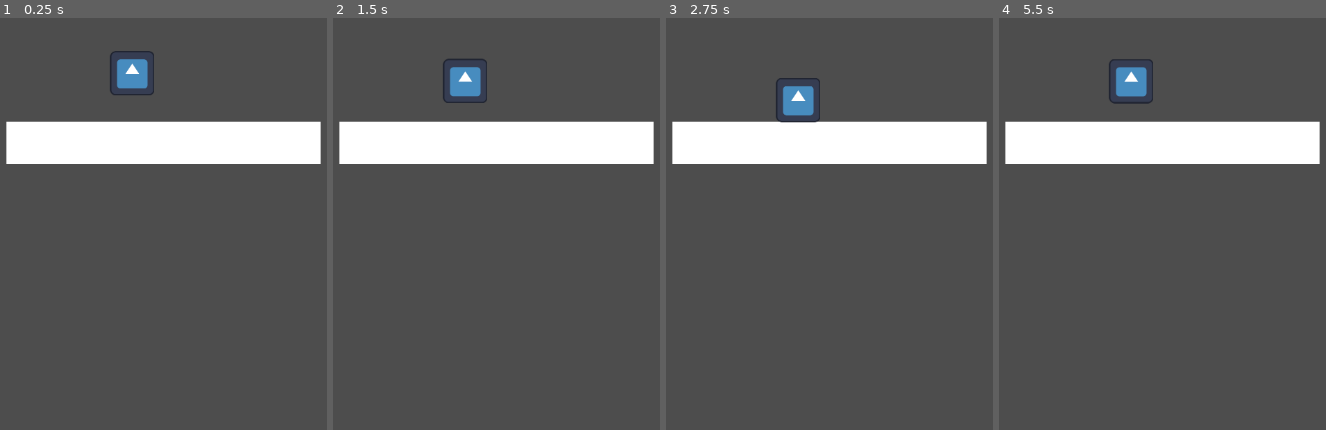
Above: before the commit, frames 1-4 (left to right).
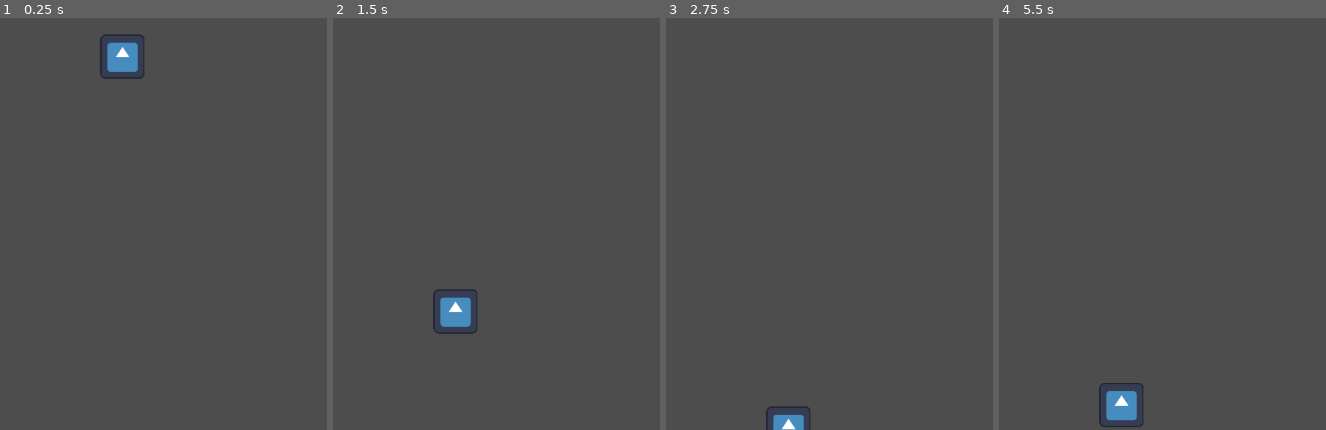
Above: after the commit, the same moments.

Repository: gracedes/spring-arms
Game: Godot game, scene res://scenes/testing.tscn
Two runs of this game, one before a commit and one after it. Both use one fixed random seed, a clock stepped at 60 frames per second and the inputs below. The engine's default icon, where the game draws it, is replaced by a stand-in: a white triangle on a blue panel in a dark square.
Inputs (mouse positions are in pixels of both pictures, inside the frame that each line leads up to):
- Up to frame 1 (0.25 s): no input
- Up to frame 2 (1.5 s): tap Enter (ui_accept) at 0.5, 0.6 s; move the mouse to (outside the picture) at 0.52 s; hold Right (ui_right) from 0.53 s (still down); tap Space (jump) at 0.77, 0.8, 1.07, 1.35 s; move the mouse to (568, 228) at 1.27 s
- Up to frame 3 (2.75 s): tap Space (jump) at 1.52, 1.82, 2.3 s; tap Enter (ui_accept) at 1.55, 2.1 s; move the mouse to (outside the picture) at 2.02 s; release Right (ui_right) at 2.03 s; hold Left (ui_left) from 2.03 s (still down)
- Up to frame 4 (5.5 s): move the mouse to (outside the picture) at 2.77 s; release Left (ui_left) at 2.78 s; hold Right (ui_right) 2.78-4.28 s; tap Enter (ui_accept) at 2.85, 4.35, 5.1 s; tap Space (jump) at 3.02, 3.32, 3.6, 3.77, 4.07, 4.52, 4.82, 5.3 s; move the mouse to (outside the picture) at 3.52 s; move the mouse to (1155, 137) at 4.27 s; hold Left (ui_left) 4.28-5.03 s; move the mouse to (outside the picture) at 5.02 s; hold Right (ui_right) from 5.03 s (still down)

The runs differ from the first frame. In frame 1, 11% of the frame differs, in the area x 1-99%, y 3-36%; in frame 2, 12%; in frame 3, 11%; in frame 4, 12%, in the area x 1-99%, y 9-100%.

Commit message:
added jump torque

Diff:
--- a/entities/player/player.gd
+++ b/entities/player/player.gd
@@ -8,34 +8,22 @@
 @export var movement_coeff = 5
 
 const jumpkey = 'jump'
-@export var jumpforce = -7500.0	# lol
+@export var jumpforce = -30000.0	# lol
 @export var downforce = 1000.0
 @export var canjump = false
+var needstorque = false
+@export var torque_coeff = 200.0
 
 func _ready() -> void:
 	arms = get_tree().get_nodes_in_group('arms')
 
 func _physics_process(delta: float) -> void:
-	"""# Add the gravity.
-	if not is_on_floor():
-		velocity += get_gravity() * delta
-
-	# Handle jump.
-	if Input.is_action_just_pressed("ui_accept") and is_on_floor():
-		velocity.y = JUMP_VELOCITY
-
-	# Get the input direction and handle the movement/deceleration.
-	# As good practice, you should replace UI actions with custom gameplay actions.
-	var direction := Input.get_axis("ui_left", "ui_right")
-	if direction:
-		velocity.x = direction * SPEED
-	else:
-		velocity.x = move_toward(velocity.x, 0, SPEED)
-
-	move_and_slide()"""
 	check_inputs()
 	# apply_force(movement_keys())
 	apply_force(sum_arm_forces() + other_forces())
+	if needstorque:
+		apply_torque(linear_velocity.x * torque_coeff)
+		needstorque = false
 
 func check_inputs() -> void:
 	for arm in arms:
@@ -75,6 +63,8 @@
 	if Input.is_action_pressed(jumpkey):
 		if canjump:
 			f.y = jumpforce
+			needstorque = true
+			canjump = false
 		else:
 			f.y = downforce
 	return f
@@ -89,9 +79,7 @@
 
 func _on_area_2d_body_entered(body: Node2D) -> void:
 	canjump = true
-	print("body entered!")
 
 
 func _on_area_2d_body_exited(body: Node2D) -> void:
 	canjump = false
-	print("body exited!")
--- a/scenes/testing.tscn
+++ b/scenes/testing.tscn
@@ -17,11 +17,12 @@
 [node name="Node2D" type="Node2D"]
 
 [node name="rplayer" parent="." instance=ExtResource("1_evbdv")]
+position = Vector2(365, 190)
 
 [node name="StaticBody2D" type="StaticBody2D" parent="."]
 z_index = -1
-position = Vector2(483, 467)
-scale = Vector2(43.4772, 5.92904)
+position = Vector2(2091, 1414)
+scale = Vector2(198.277, 5.92904)
 
 [node name="CollisionShape2D" type="CollisionShape2D" parent="StaticBody2D"]
 scale = Vector2(1.04, 1)
